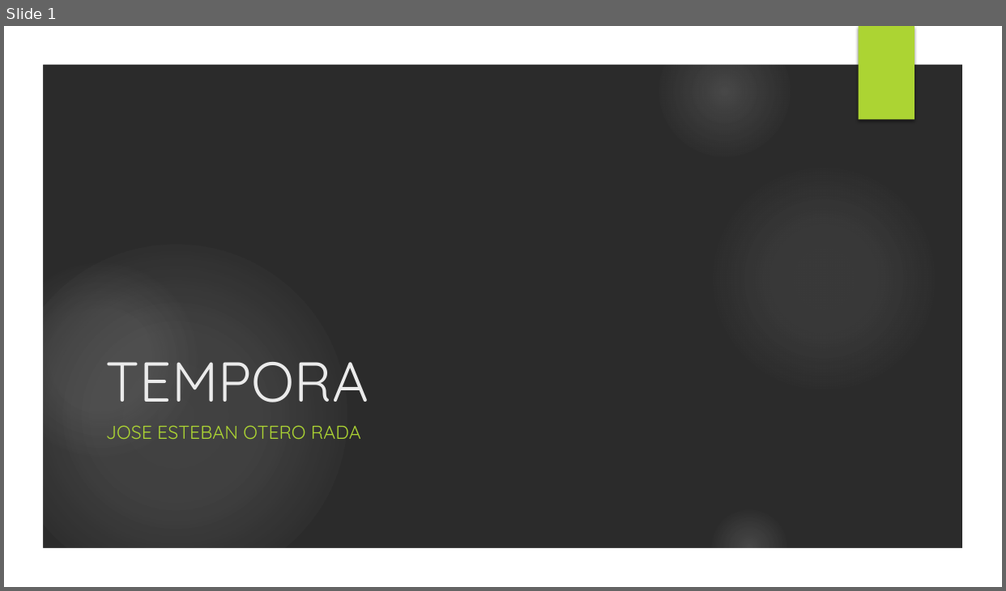
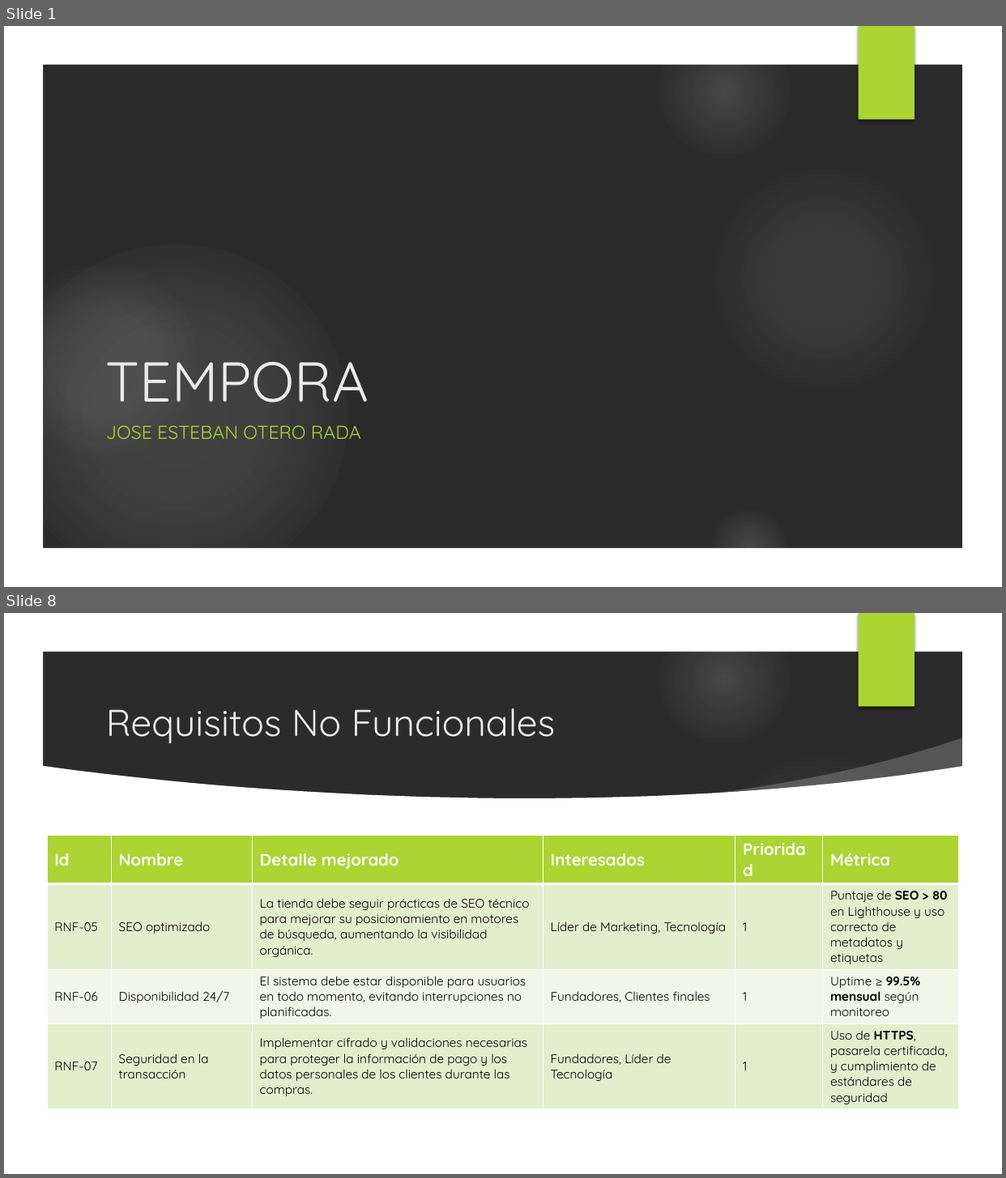
Before and after one commit to Jucer74/SoftwareArchitecture, a slide deck: Project/Context/tempora.context.pptx. Shown one above the other, each under a label of ours: slide 1 before the commit, slides 1 and 8 after it; the slides between them are not shown. The pictures are 1006x591 and 1006x1178 pixels, drawn with LibreOffice and Linux fonts; fonts in the diff are those of the drawing; background and template pictures are left out; a plain dark background stands for a picture behind light text. Boxes give left, top, right and bottom in pixels: in the first picture for what was removed or moved away, otherwise in the second. Text is boxed around its words. In the diff, an @@ line names an element or a change of style, - is before the commit and + after.

```diff
--- a/Project/Context/tempora.context.pptx
+++ b/Project/Context/tempora.context.pptx
@@ slide 8 added at (x1=4, y1=613, x2=1002, y2=1174), background picture (left out); not listed: 7 template elements that a slide beside it also shows @@
@@ title added at (x1=106, y1=709, x2=556, y2=743), 36 pt, text #EBEBEB @@
+Requisitos No Funcionales
@@ freeform shape added at (x1=698, y1=738, x2=971, y2=820), fill #FFFFFF at 20% opacity @@
@@ freeform shape added at (x1=41, y1=766, x2=965, y2=1137), fill #FFFFFF @@
@@ table added at (x1=47, y1=835, x2=959, y2=1108), 4 rows, 6 columns @@
+Id | Nombre | Detalle mejorado | Interesados | Prioridad | Métrica
+RNF-05 | SEO optimizado | La tienda debe seguir prácticas de SEO técnico para mejorar su posicionamiento en motores de búsqueda, aumentando la visibilidad orgánica. | Líder de Marketing, Tecnología | 1 | Puntaje de SEO > 80 en Lighthouse y uso correcto de metadatos y etiquetas
+RNF-06 | Disponibilidad 24/7 | El sistema debe estar disponible para usuarios en todo momento, evitando interrupciones no planificadas. | Fundadores, Clientes finales | 1 | Uptime ≥ 99.5% mensual según monitoreo
+RNF-07 | Seguridad en la transacción | Implementar cifrado y validaciones necesarias para proteger la información de pago y los datos personales de los clientes durante las compras. | Fundadores, Líder de Tecnología | 1 | Uso de HTTPS, pasarela certificada, y cumplimiento de estándares de seguridad
```
Also in this commit, not shown: 2 slides changed, 6 other slides added.
